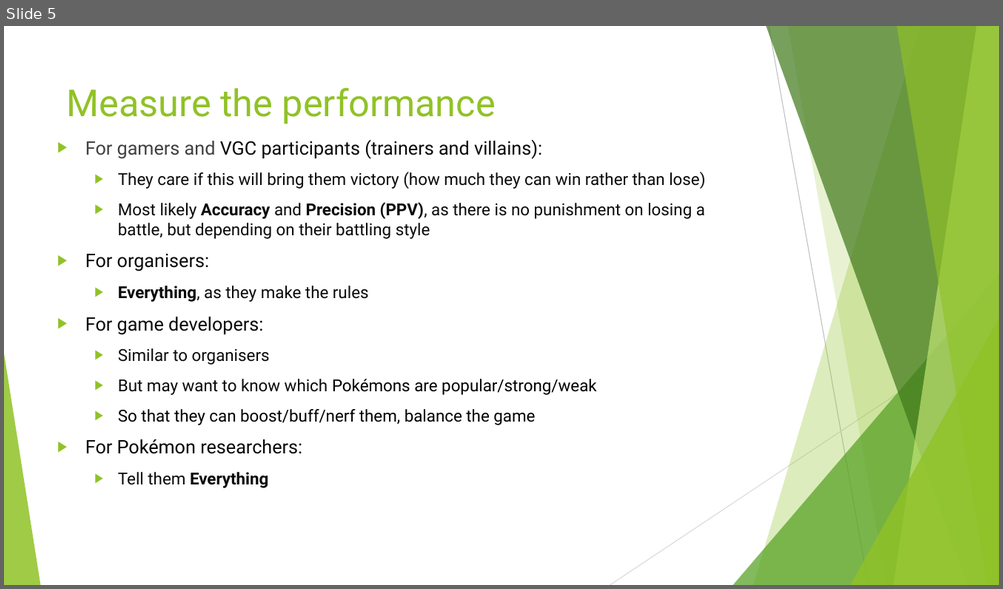
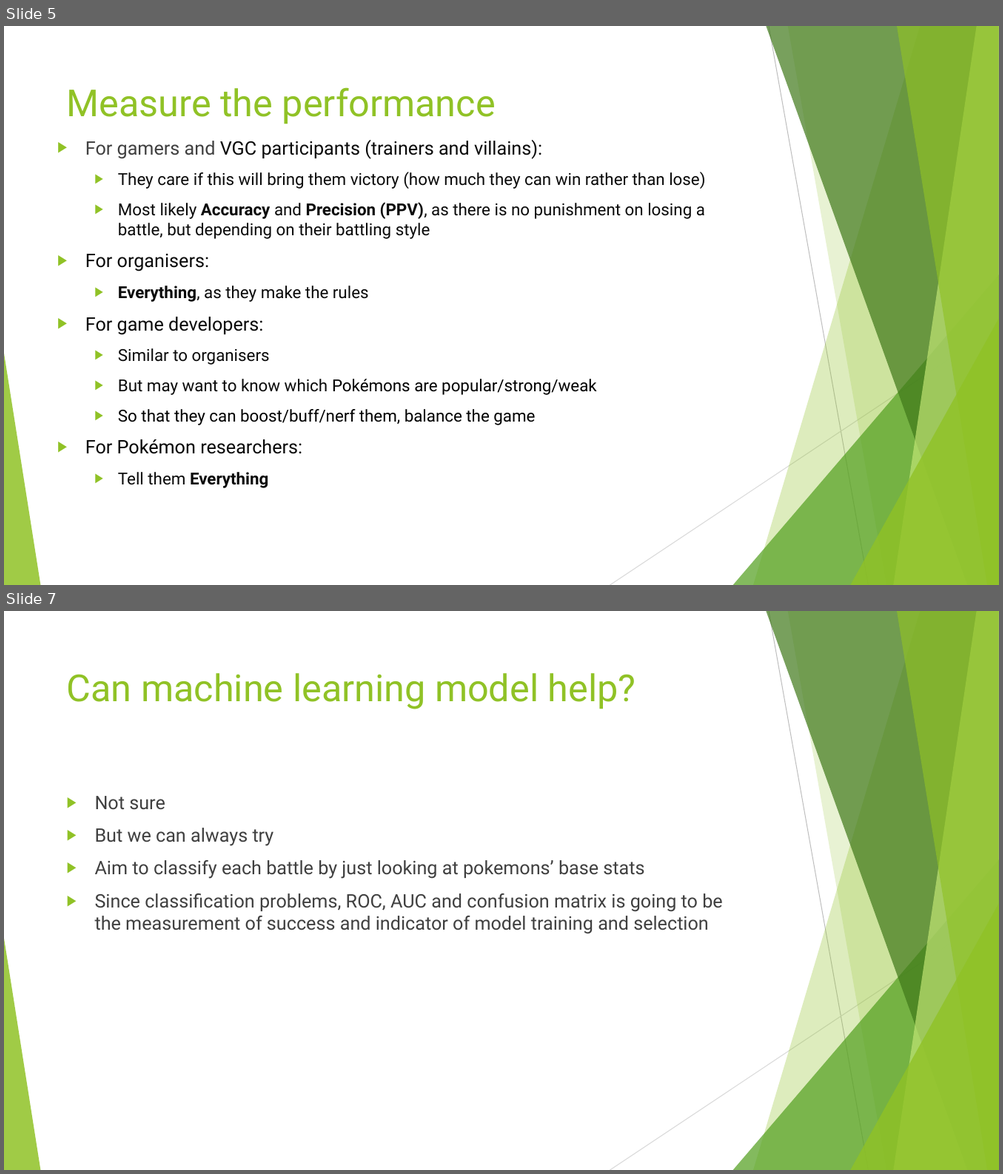
Before and after one commit to jackyman1997/pokemon, a slide deck: 3. classfier/classifier.pptx. Shown one above the other, each under a label of ours: slide 5 before the commit, slides 5 and 7 after it; the slides between them are not shown. The pictures are 1003x589 and 1003x1174 pixels, drawn with LibreOffice and Linux fonts; fonts in the diff are those of the drawing. Boxes give left, top, right and bottom in pixels: in the first picture for what was removed or moved away, otherwise in the second. Text is boxed around its words. In the diff, an @@ line names an element or a change of style, - is before the commit and + after.

```diff
--- a/3. classfier/classifier.pptx
+++ b/3. classfier/classifier.pptx
@@ slide 7 added at (4, 611, 999, 1170), background #FFFFFF; not listed: 10 template elements that a slide beside it also shows @@
@@ title added at (67, 673, 636, 709), 36 pt, text #90C226 @@
+Can machine learning model help?
@@ text added at (95, 796, 722, 934), 18 pt, text #404040 @@
+▶ Not sure
+▶ But we can always try
+▶ Aim to classify each battle by just looking at pokemons’ base stats
+▶ Since classification problems, ROC, AUC and confusion matrix is going to be the measurement of success and indicator of model training and selection
```
Also in this commit, not shown: 3 slides changed, 15 other slides added.
